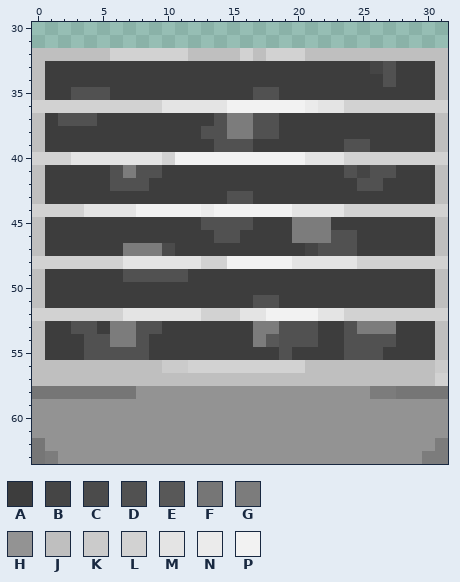
Pixel-art sprite: core/assets/grill-target.png. Above, as it was before the edit.
The file is 32x64 pixels. Colours within 5 levels of each other are drawn and written as one. Shown: x 0..31, y 30..63.
Palette (. is transparent): A #3d3d3d  B #454545  C #4b4b4b  D #515151  E #585858  F #767676  G #7c7c7c  H #939393  J #bfbfbf  K #cbcbcb  L #d2d2d2  M #e4e4e4  N #ebebeb  P #f2f2f2
New version:
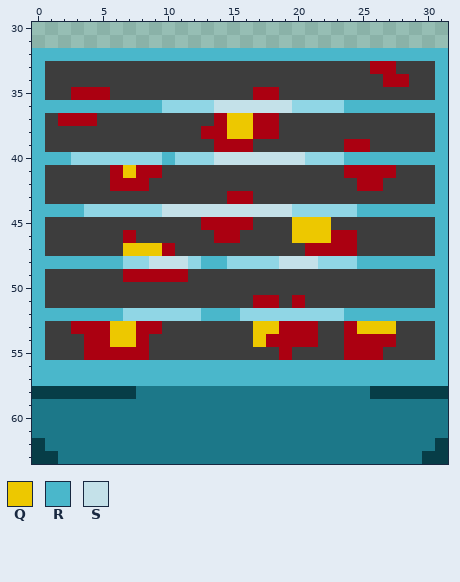
Colours new in this view: Q #edc800  R #4ab7cb  S #c4e1e9
The exact change:
colour D: #515151 -> #ab0011
colour F: #767676 -> #073d47
colour H: #939393 -> #1c7889
colour M: #e4e4e4 -> #90d6e5
Changed rows in their new state; - is a pixel that keeps its letter.
first column x 0:
32 RRRRRRRRRRRRRRRRRRRRRRRRRRRRRRRR
33 R-------------------------D----R
34 R---------------------------D--R
35 R------------------------------R
36 RRRRRRRRRR----SSSSSSMM--RRRRRRRR
37 R--------------QQ--------------R
38 R--------------QQ--------------R
39 R------------------------------R
40 RRR-------RMMMSSSSSSS---RRRRRRRR
41 R------Q-----------------D-----R
42 R------------------------------R
43 R------------------------------R
44 RRRR----MMSSSSSSSSSS----MRRRRRRR
45 R-------------------QQQ--------R
46 R------D------------QQQ--------R
47 R------QQQD----------D---------R
48 RRRRRRR--SSS-RRMMMMSSS---RRRRRRR
49 R------------------------------R
50 R------------------------------R
51 R-------------------D----------R
52 RRRRRRR------RRR--MMMM--RRRRRRRR
53 R----DQQ---------QQ------QQQ---R
54 R-----QQ---------QD------------R
55 R------------------------------R
56 RRRRRRRRRRRRRRRRRRRRRRRRRRRRRRRR
57 RRRRRRRRRRRRRRRRRRRRRRRRRRRRRRRR
58 --------------------------FF----
first column x 1:
62 ------------------------------F
63 F----------------------------FF
Changed places in both pictures, as pixel boxes (x1, y1, x2, y2):
changed: (32, 48, 448, 464)
